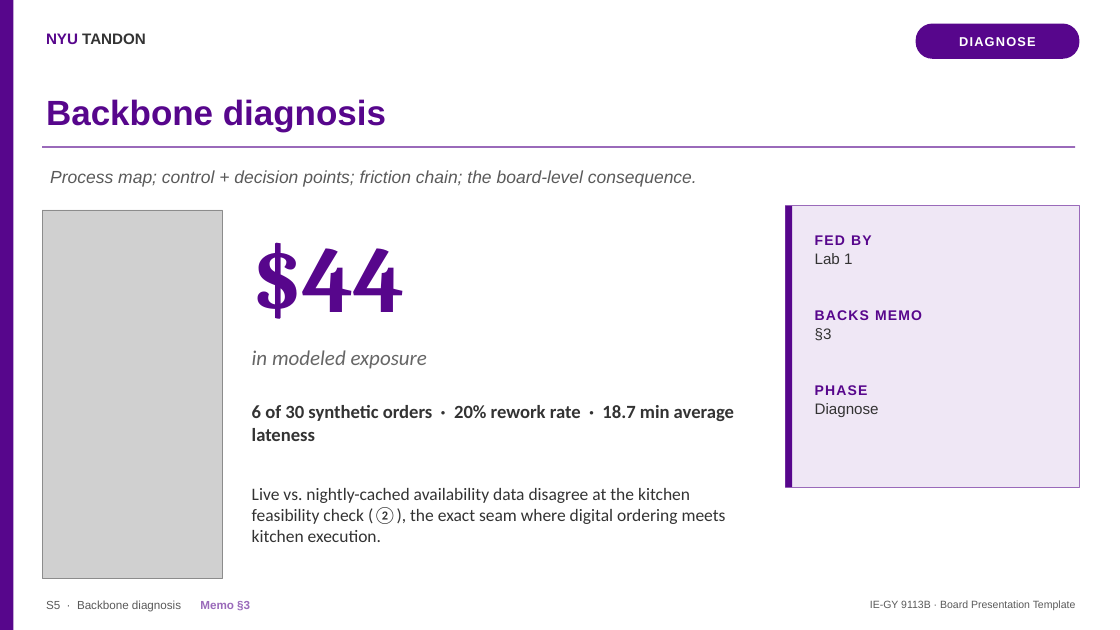
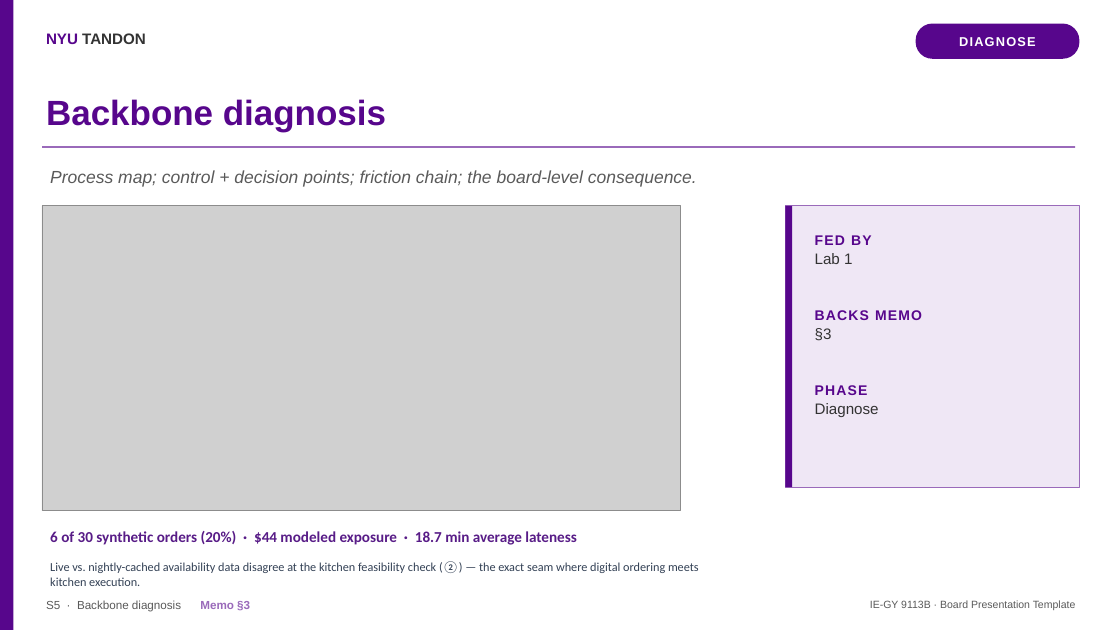
Before and after one commit to salawhaaat/erp2agentic, a slide deck: slide 6 of wiki/project/shared/Board-Presentation-Sweetgreen.pptx. Drawn at 1120x630 pixels with LibreOffice and Linux fonts; fonts in the diff are those of the drawing; grey boxes stand for pictures. Boxes give left, top, right and bottom in pixels: in the first picture for what was removed or moved away, otherwise in the second. Text is boxed around its words. In the diff, an @@ line names an element or a change of style, - is before the commit and + after.

```diff
--- a/wiki/project/shared/Board-Presentation-Sweetgreen.pptx
+++ b/wiki/project/shared/Board-Presentation-Sweetgreen.pptx
@@ picture added at <box>42,206,681,511</box> @@
@@ picture removed at <box>42,210,223,579</box> @@
@@ text removed at <box>252,242,406,319</box> @@
-$44
@@ text removed at <box>252,350,427,369</box> @@
-in modeled exposure
@@ text at <box>50,531,577,545</box>: text changed; size 16 to 13 pt; text colour #333333 to #581C87 @@
-6 of 30 synthetic orders · 20% rework rate · 18.7 min average lateness
+6 of 30 synthetic orders (20%) · $44 modeled exposure · 18.7 min average lateness
@@ text at <box>50,561,699,586</box>: text changed; size 15 to 10.5 pt; text colour #333333 to #334155 @@
-Live vs. nightly-cached availability data disagree at the kitchen feasibility check (②), the exact seam where digital ordering meets kitchen execution.
+Live vs. nightly-cached availability data disagree at the kitchen feasibility check (②) — the exact seam where digital ordering meets kitchen execution.
```
Also in this commit, not shown: 1 other slide changed, 42 other files.
